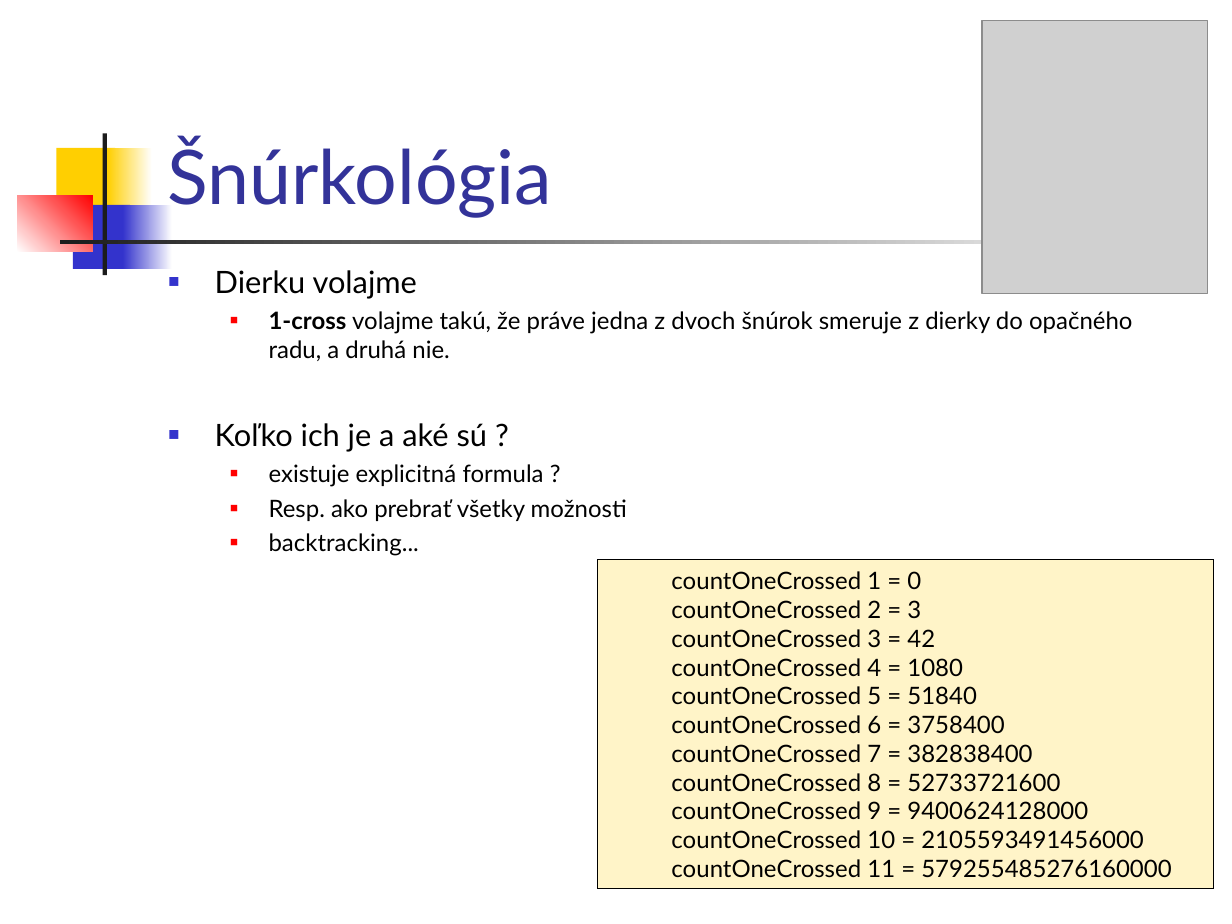
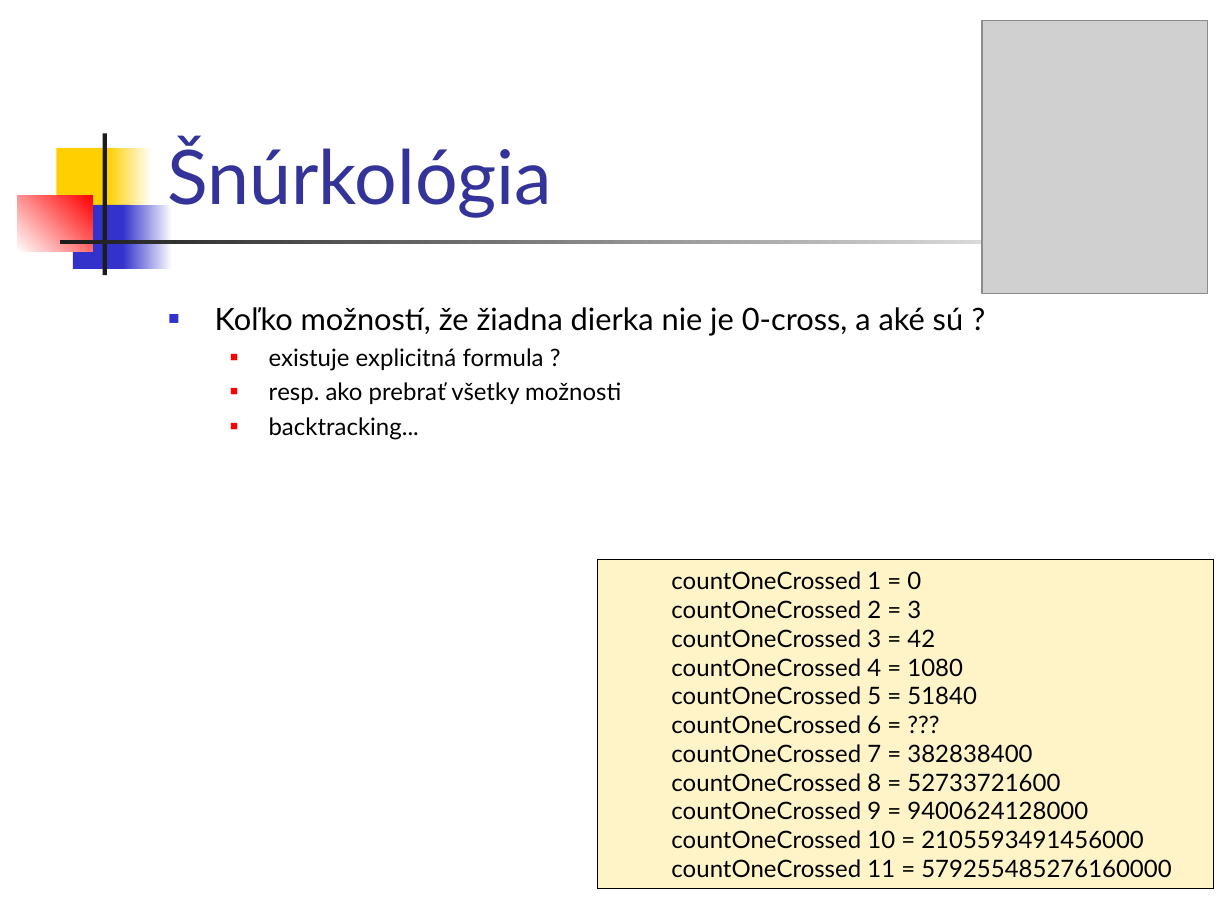
Before and after one commit to paradigmy/Prednasky, a slide deck: slide 29 of 08/funkcionalne3.ppt. Drawn at 1232x924 pixels with LibreOffice and Linux fonts; fonts in the diff are those of the drawing; grey boxes stand for pictures. Boxes give left, top, right and bottom in pixels: in the first picture for what was removed or moved away, otherwise in the second. Text is boxed around its words. In the diff, an @@ line names an element or a change of style, - is before the commit and + after.

```diff
--- a/08/funkcionalne3.ppt
+++ b/08/funkcionalne3.ppt
@@ text "Koľko možností, že žiadna dierka ...": place and size @@
-text "Koľko možností, že žiadna dierka ..." at (215,270,1132,556)
+text "Koľko možností, že žiadna dierka ..." at (215,307,963,440)
@@ text at (215,307,963,336): text changed; size 14 to 18 pt @@
-■ Dierku volajme
-  ■ 1-cross volajme takú, že práve jedna z dvoch šnúrok smeruje z dierky do opačného radu, a druhá nie.
-■ Koľko ich je a aké sú ?
+■ Koľko možností, že žiadna dierka nie je 0-cross, a aké sú ?
@@ text at (269,382,621,404): text changed @@
-  ■ Resp. ako prebrať všetky možnosti
+  ■ resp. ako prebrať všetky možnosti
@@ text in rectangle at (671,715,881,734): text changed @@
-  countOneCrossed 6 = 3758400
+  countOneCrossed 6 = ???
```
Also in this commit, not shown: 1 other slide changed, 1 other file.
